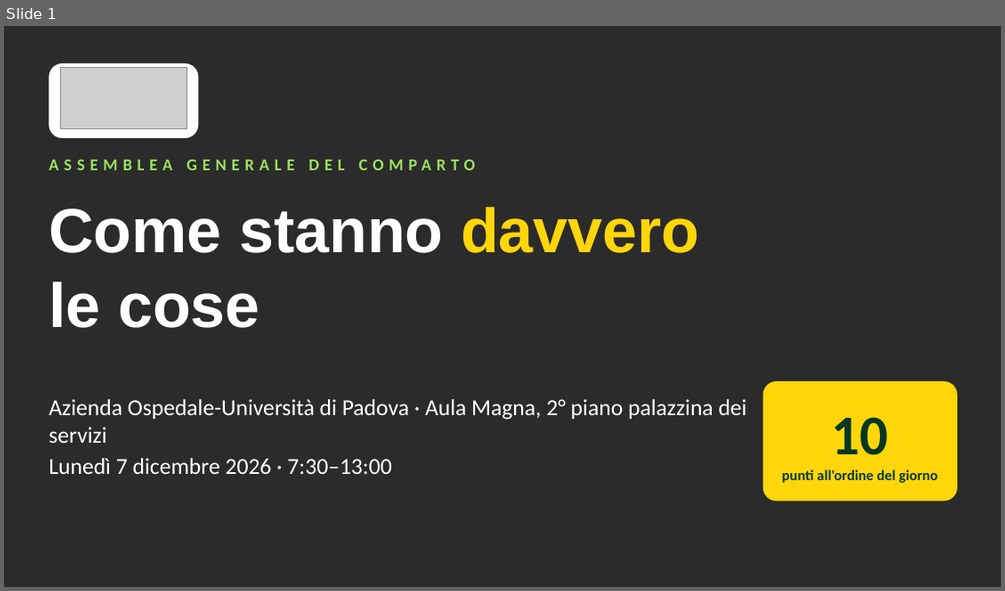
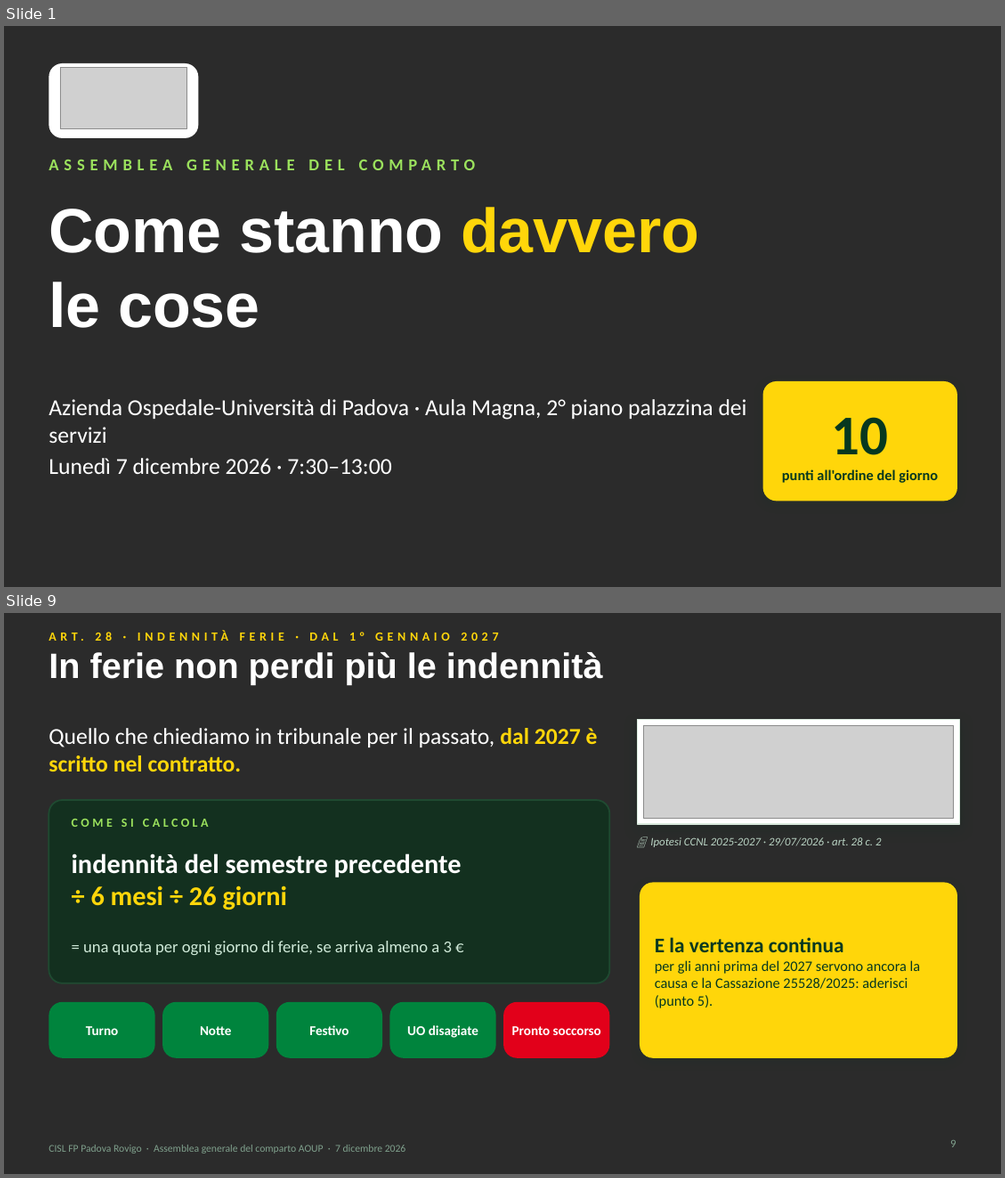
Before and after one commit to aki1806-droid/Prove, a slide deck: produzione/assemblea-2026-12-07/slide/assemblea-2026-12-07.pptx. Shown one above the other, each under a label of ours: slide 1 before the commit, slides 1 and 9 after it; the slides between them are not shown. The pictures are 1005x591 and 1005x1178 pixels, drawn with LibreOffice and Linux fonts; fonts in the diff are those of the drawing; grey boxes stand for pictures; background and template pictures are left out; a plain dark background stands for a picture behind light text. Boxes give left, top, right and bottom in pixels: in the first picture for what was removed or moved away, otherwise in the second. Text is boxed around its words. In the diff, an @@ line names an element or a change of style, - is before the commit and + after.

```diff
--- a/produzione/assemblea-2026-12-07/slide/assemblea-2026-12-07.pptx
+++ b/produzione/assemblea-2026-12-07/slide/assemblea-2026-12-07.pptx
@@ slide 9 added at [4,613,1001,1174], background picture (left out) @@
@@ text added at [349,633,356,641], 12 pt, text #FFD60A, bold @@
+ART. 28 · INDENNITÀ FERIE · DAL 1° GENNAIO 2027
@@ title added at [48,652,603,684], 34 pt, text #FFFFFF, bold @@
+In ferie non perdi più le indennità
@@ rectangle added at [638,719,960,824], fill #FFFFFF, outline #D9EADD 1 pt @@
@@ text added at [48,728,598,771], 22 pt, text #FFFFFF @@
+Quello che chiediamo in tribunale per il passato, dal 2027 è scritto nel contratto.
@@ picture added at [643,725,954,818] @@
@@ rounded rectangle added at [48,800,610,983], fill #13301F, outline #1F4A31 1.5 pt @@
@@ text added at [72,819,209,827], 12 pt, text #9BE15D, bold @@
+COME SI CALCOLA
@@ text added at [650,837,881,847], 11 pt, text #B9D3C3, italic @@
+📄 Ipotesi CCNL 2025-2027 · 29/07/2026 · art. 28 c. 2
@@ text added at [72,853,461,909], 26 pt, text #FFFFFF, bold @@
+indennità del semestre precedente
+÷ 6 mesi ÷ 26 giorni
@@ rounded rectangle added at [639,882,957,1058], fill #FFD60A @@
@@ text added at [83,941,452,955], 16 pt, text #CFE9D8 @@
+= una quota per ogni giorno di ferie, se arriva almeno a 3 €
@@ text added at [655,937,921,1008], 14 pt, text #06381F @@
+E la vertenza continua
+per gli anni prima del 2027 servono ancora la causa e la Cassazione 25528/2025: aderisci (punto 5).
@@ rounded rectangle added at [48,1002,155,1058], fill #00843D @@
@@ rounded rectangle added at [162,1002,268,1058], fill #00843D @@
@@ rounded rectangle added at [276,1002,382,1058], fill #00843D @@
@@ rounded rectangle added at [390,1002,496,1058], fill #00843D @@
@@ rounded rectangle added at [503,1002,610,1058], fill #E2001A @@
@@ text added at [86,1026,118,1035], 13 pt, text #FFFFFF, bold @@
+Turno
@@ text added at [200,1026,231,1035], 13 pt, text #FFFFFF, bold @@
+Notte
@@ text added at [309,1025,348,1035], 13 pt, text #FFFFFF, bold @@
+Festivo
@@ text added at [407,1025,478,1038], 13 pt, text #FFFFFF, bold @@
+UO disagiate
@@ text added at [512,1026,601,1035], 13 pt, text #FFFFFF, bold @@
+Pronto soccorso
@@ text added at [48,1144,406,1153], 10 pt, text #7FA08C @@
+CISL FP Padova Rovigo · Assemblea generale del comparto AOUP · 7 dicembre 2026
@@ page number added at [950,1140,955,1147], 11 pt, text #7FA08C @@
+9
```
Also in this commit, not shown: 2 slides changed, 13 other slides added, 20 other files.
